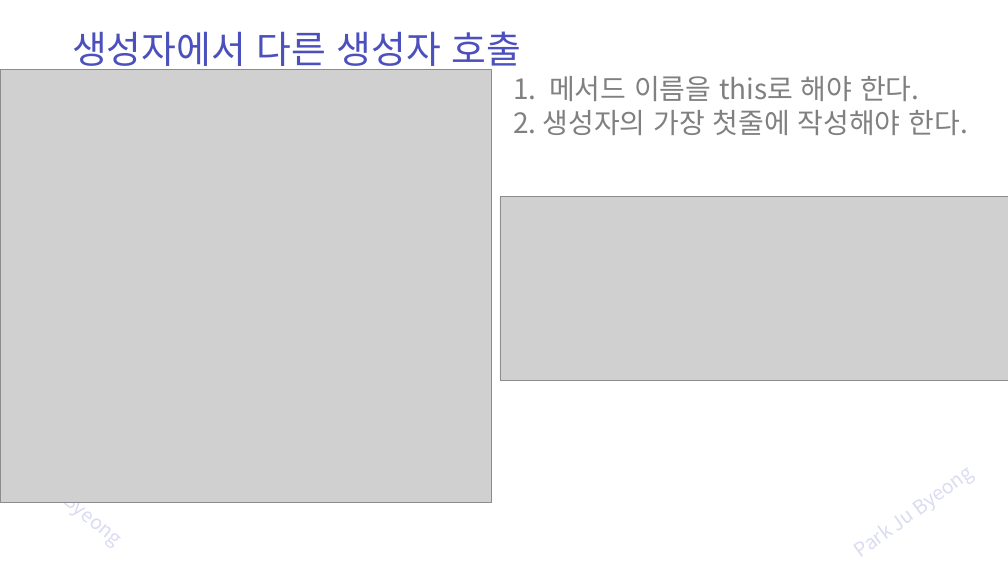
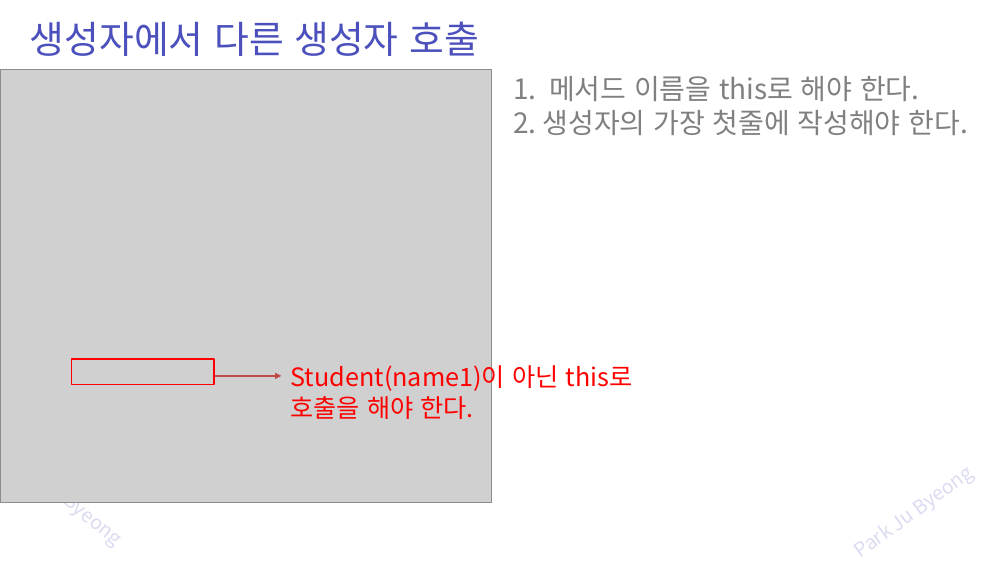
Before and after one commit to zest132/JavaLecture, a slide deck: slide 12 of JavaLecture/LectureFile/java 8강 생성자.pptx. Drawn at 1008x567 pixels with LibreOffice and Linux fonts; fonts in the diff are those of the drawing; grey boxes stand for pictures. Boxes give left, top, right and bottom in pixels: in the first picture for what was removed or moved away, otherwise in the second. Text is boxed around its words. In the diff, an @@ line names an element or a change of style, - is before the commit and + after.

```diff
--- a/JavaLecture/LectureFile/java 8강 생성자.pptx
+++ b/JavaLecture/LectureFile/java 8강 생성자.pptx
@@ text "생성자에서 다른 생성자 호출" rewrapped from (72, 31, 522, 74) to (30, 21, 479, 56) @@
@@ picture removed at (500, 197, 1008, 380) @@
@@ rectangle added at (72, 359, 214, 384), outline #FF0000 2 pt @@
@@ arrow added from (214, 376) to (281, 376), #BF4C48 3 pt @@
@@ text added at (291, 361, 633, 419), 36 pt, text #FF0000 @@
+Student(name1)이 아닌 this로 호출을 해야 한다.
```
Also in this commit, not shown: 17 other slides changed, 10 slides added, 1 slide removed, 2 other files.
